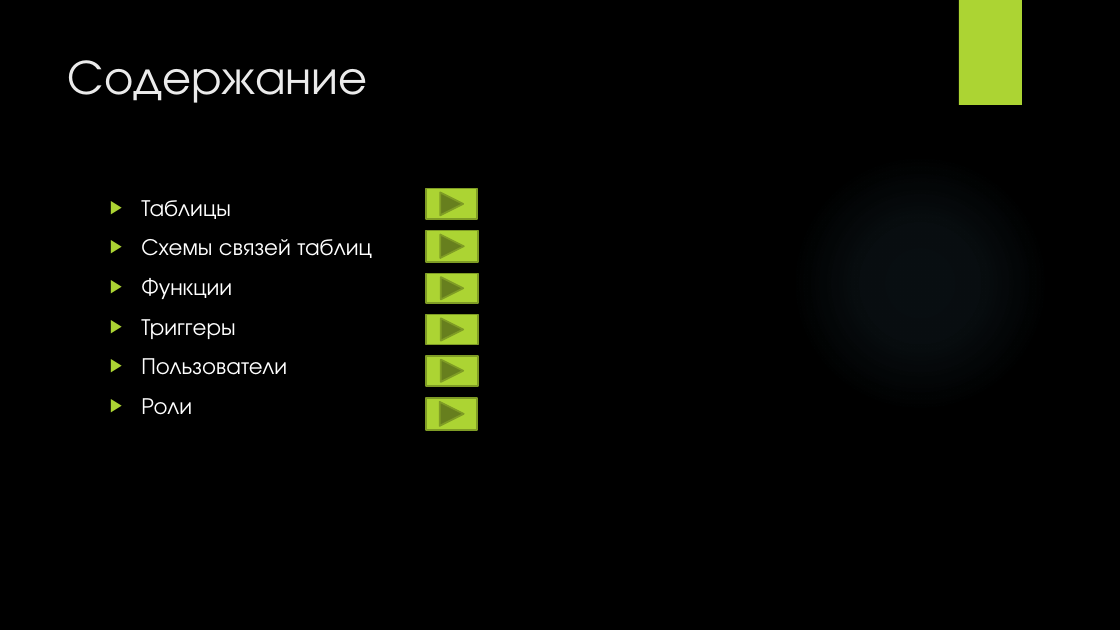
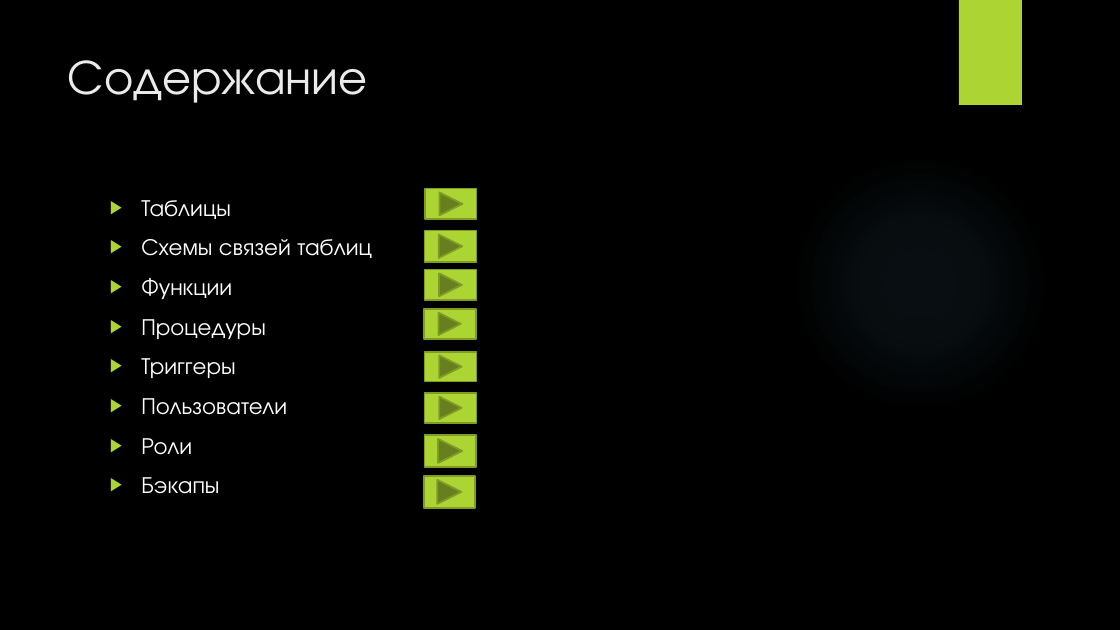
Before and after one commit to DJDims/Cafe-bar-project, a slide deck: slide 2 of Final boss.pptx. Drawn at 1120x630 pixels with LibreOffice and Linux fonts; fonts in the diff are those of the drawing; background and template pictures are left out. Boxes give left, top, right and bottom in pixels: in the first picture for what was removed or moved away, otherwise in the second. Text is boxed around its words. In the diff, an @@ line names an element or a change of style, - is before the commit and + after.

Commit message:
Добавили бэкапы

```diff
--- a/Final boss.pptx
+++ b/Final boss.pptx
@@ action button forward next added at <box>424,270,476,300</box>, fill #ACD433, outline #7F9D26 1.5 pt @@
@@ text at <box>141,319,266,339</box>: paragraph added @@
+▶ Процедуры
@@ 4 action button forward nexts: place and size @@
-4 action button forward nexts at <box>426,273,478,430</box>
+4 action button forward nexts at <box>424,309,476,467</box>
@@ text at <box>141,477,219,494</box>: paragraph added @@
+▶ Бэкапы
@@ action button forward next added at <box>424,476,476,508</box>, fill #ACD433, outline #7F9D26 1.5 pt @@
```
Also in this commit, not shown: 1 other slide changed, 1 slide added, 2 other files.
